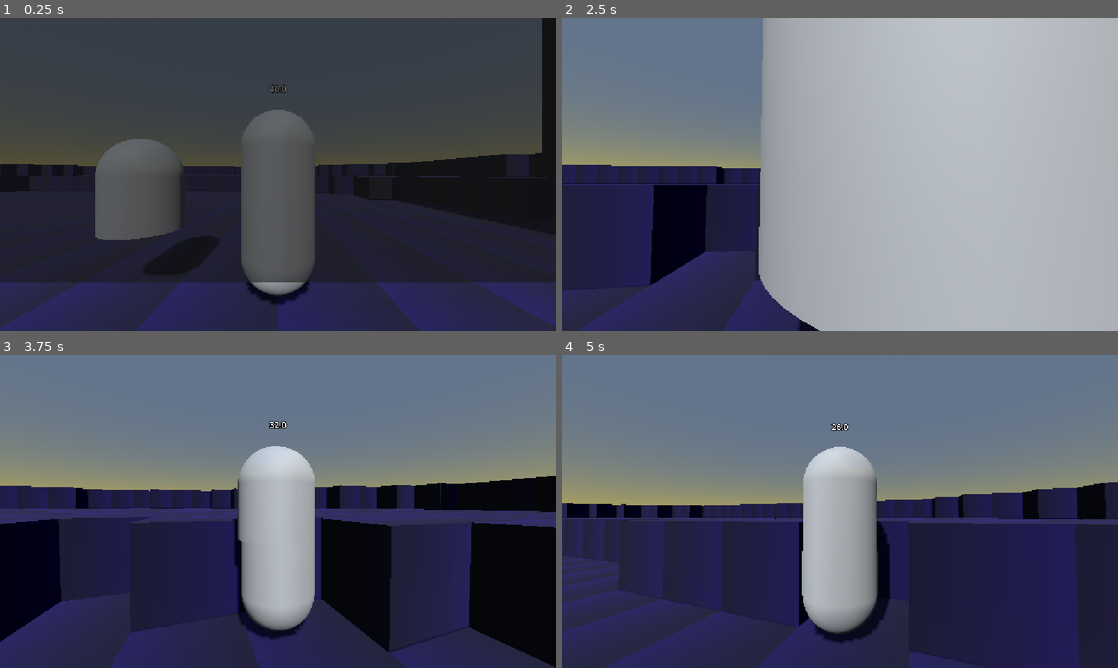
Above: before the commit, frames 1-4 (two rows, left to right).
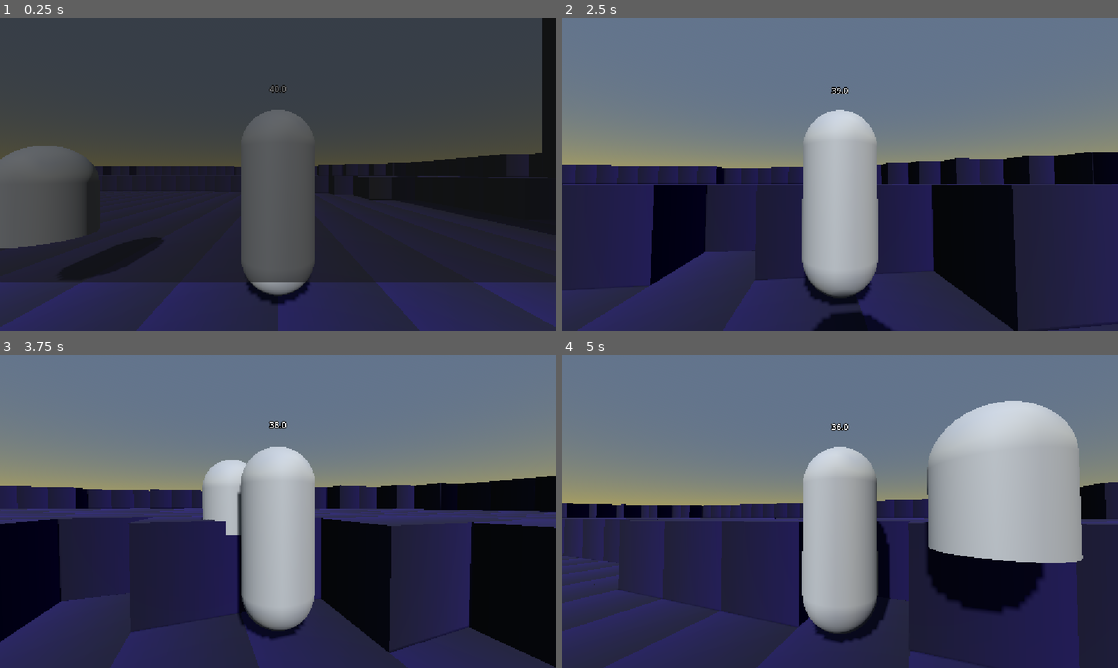
Above: after the commit, the same moments.

Repository: appellatebaton0/siege-5
Game: Godot game, scene res://scenes/main.tscn
Two runs of this game, one before a commit and one after it. Both use one fixed random seed, a clock stepped at 60 frames per second and the inputs below.
Inputs (mouse positions are in pixels of both pictures, inside the frame that each line leads up to):
- Up to frame 1 (0.25 s): no input
- Up to frame 2 (2.5 s): tap Enter at 0.5 s; move the mouse to (867, 174) at 0.52 s; hold W (forwards) from 0.53 s (still down); move the mouse to (812, 174) at 1.27 s; move the mouse to (851, 168) at 2.02 s
- Up to frame 3 (3.75 s): keep holding W (forwards); move the mouse to (272, 517) at 2.77 s; move the mouse to (316, 514) at 3.52 s
- Up to frame 4 (5 s): keep holding W (forwards); move the mouse to (795, 508) at 4.27 s

The runs differ from the first frame. In frame 1, 9.0% of the frame differs, in the area x 0-40%, y 38-83%; in frame 2, 58%, in the area x 35-100%, y 0-100%; in frame 3, 1.5%; in frame 4, 15%.

Commit message:
v.0.12 - Better Following
I realized I hadn't made the Ghost's following code actually use its max_speed and acceleration, so I did that. It's MUCH better now, sort of sliding around.

Diff:
--- a/scenes/main.tscn
+++ b/scenes/main.tscn
@@ -325,7 +325,7 @@
 
 [node name="HealthBit" type="Node" parent="Player"]
 script = ExtResource("8_jkv2x")
-invincibility_time = 0.2
+invincibility_time = 0.3
 metadata/_custom_type_script = "uid://d1caarqf4qo63"
 
 [node name="Label3D" type="Label3D" parent="Player"]
@@ -375,10 +375,10 @@
 script = ExtResource("2_sugp2")
 metadata/_custom_type_script = "uid://b6iakww8271ns"
 
-[node name="Node" type="Node" parent="Ghost/CharacterBody3D"]
+[node name="FollowPlayer" type="Node" parent="Ghost/CharacterBody3D"]
 script = ExtResource("9_muem4")
 
-[node name="GroupNode" type="Node" parent="Ghost/CharacterBody3D/Node"]
+[node name="GroupNode" type="Node" parent="Ghost/CharacterBody3D/FollowPlayer"]
 script = ExtResource("10_dp3eg")
 group_name = "Player"
 metadata/_custom_type_script = "uid://bslmamakq2ao5"
--- a/scripts/bits/movebits/3d/move3d.gd
+++ b/scripts/bits/movebits/3d/move3d.gd
@@ -14,3 +14,6 @@
 			return child
 
 	return null
+
+func vec3_move_towards(from:Vector3, to:Vector3, delta:float):
+	return Vector3(move_toward(from.x, to.x, delta), move_toward(from.y, to.y, delta), move_toward(from.z, to.z, delta))
--- a/scripts/bits/movebits/3d/towards.gd
+++ b/scripts/bits/movebits/3d/towards.gd
@@ -16,10 +16,10 @@
 				target = child
 				break
 
-func phys_active(_delta:float) -> void:
+func phys_active(delta:float) -> void:
 	if target != null:
 		var node = target.value()
 		if node is Node3D:
 			var direction = master.mover.global_position.direction_to(node.global_position)
 
-			master.mover.velocity = direction * 10
+			master.mover.velocity = vec3_move_towards(master.mover.velocity, direction * max_speed, acceleration * delta)
